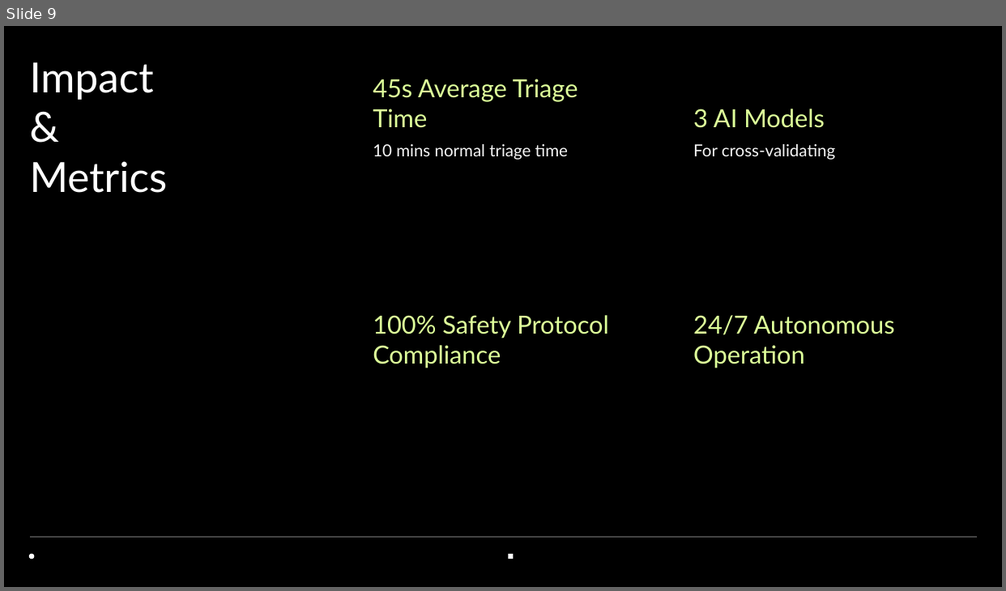
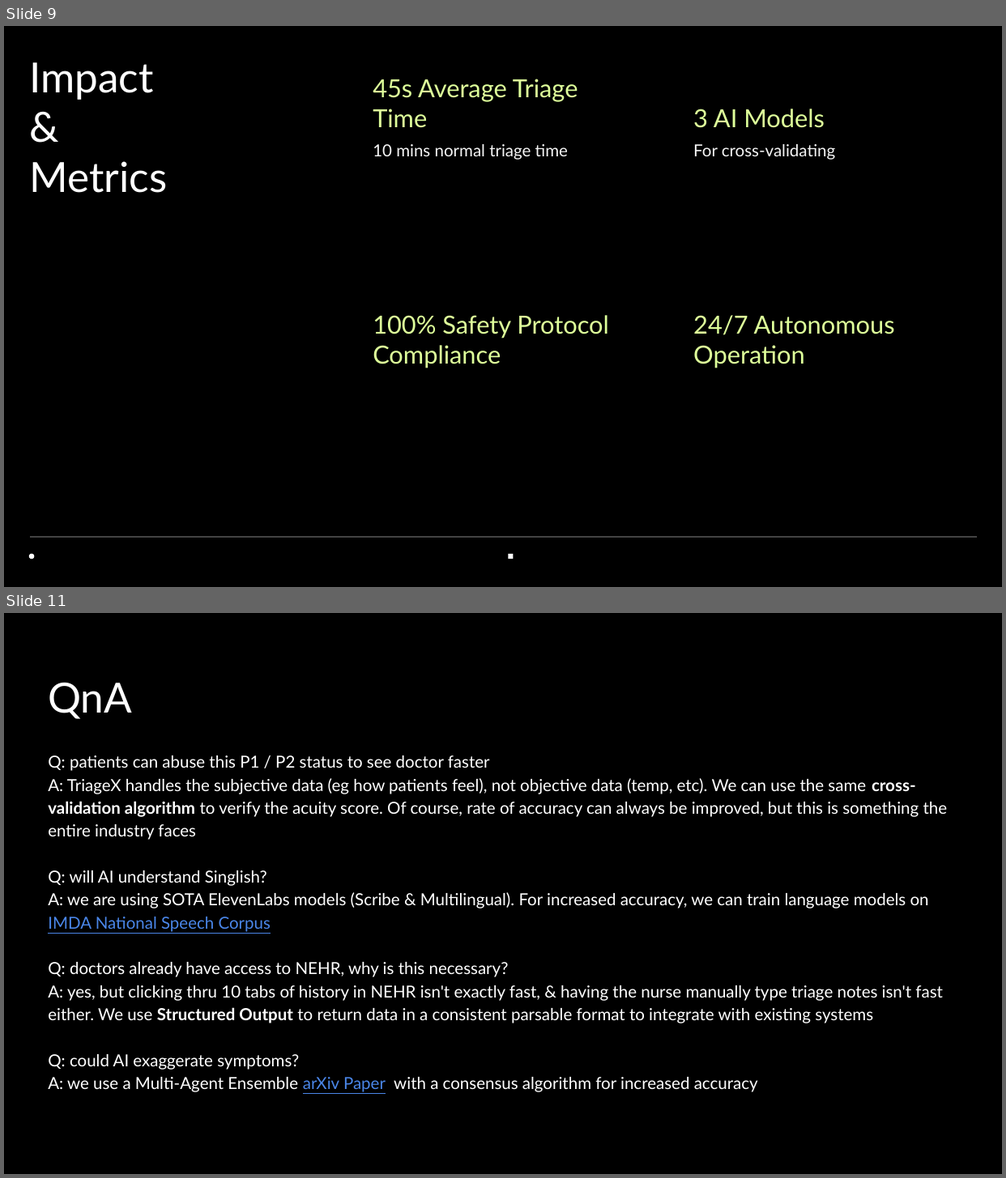
Before and after one commit to adoreblvnk/triageX, a slide deck: submission/TriageX_pitch.pptx. Shown one above the other, each under a label of ours: slide 9 before the commit, slides 9 and 11 after it; the slides between them are not shown. The pictures are 1006x591 and 1006x1178 pixels, drawn with LibreOffice and Linux fonts; fonts in the diff are those of the drawing. Boxes give left, top, right and bottom in pixels: in the first picture for what was removed or moved away, otherwise in the second. Text is boxed around its words. In the diff, an @@ line names an element or a change of style, - is before the commit and + after.

```diff
--- a/submission/TriageX_pitch.pptx
+++ b/submission/TriageX_pitch.pptx
@@ slide 11 added at (4,613,1002,1174), background #000000 @@
@@ title added at (48,682,132,719), 30 pt, text #FFFFFF @@
+QnA
@@ text added at (48,756,948,1093), 12 pt, text #FFFFFF @@
+Q: patients can abuse this P1 / P2 status to see doctor faster
+A: TriageX handles the subjective data (eg how patients feel), not objective data (temp, etc). We can use the same cross-validation algorithm to verify the acuity score. Of course, rate of accuracy can always be improved, but this is something the entire industry faces
+Q: will AI understand Singlish?
+A: we are using SOTA ElevenLabs models (Scribe & Multilingual). For increased accuracy, we can train language models on IMDA National Speech Corpus
+Q: doctors already have access to NEHR, why is this necessary?
+A: yes, but clicking thru 10 tabs of history in NEHR isn't exactly fast, & having the nurse manually type triage notes isn't fast either. We use Structured Output to return data in a consistent parsable format to integrate with existing systems
+Q: could AI exaggerate symptoms?
+A: we use a Multi-Agent Ensemble arXiv Paper with a consensus algorithm for increased accuracy
```
Also in this commit, not shown: 2 slides changed, 1 other slide added.
